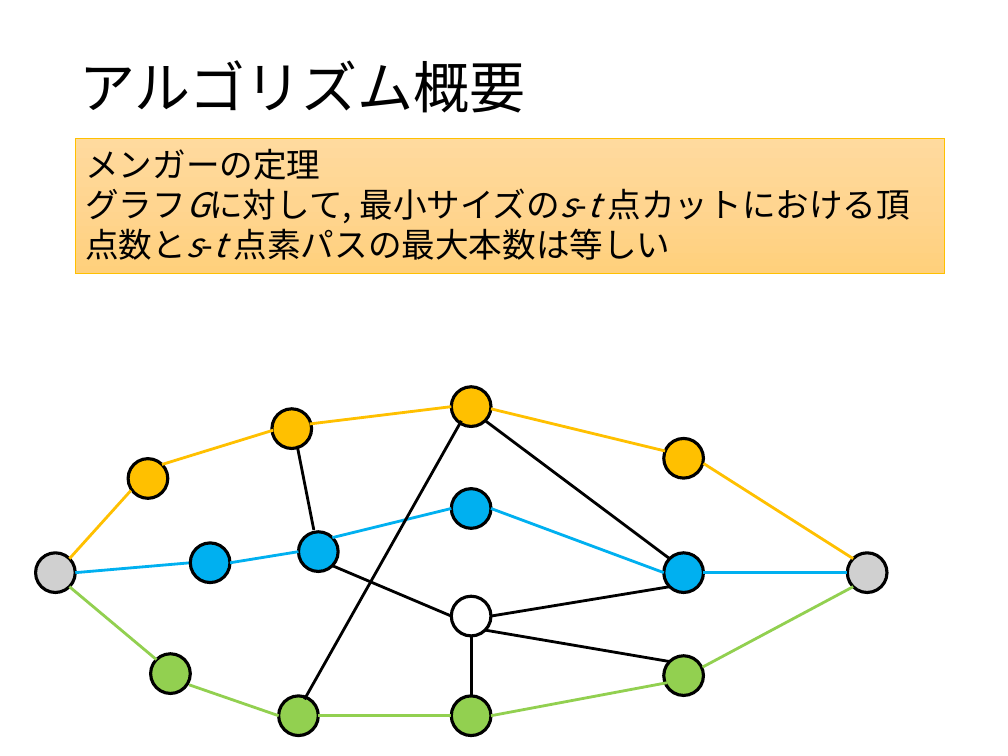
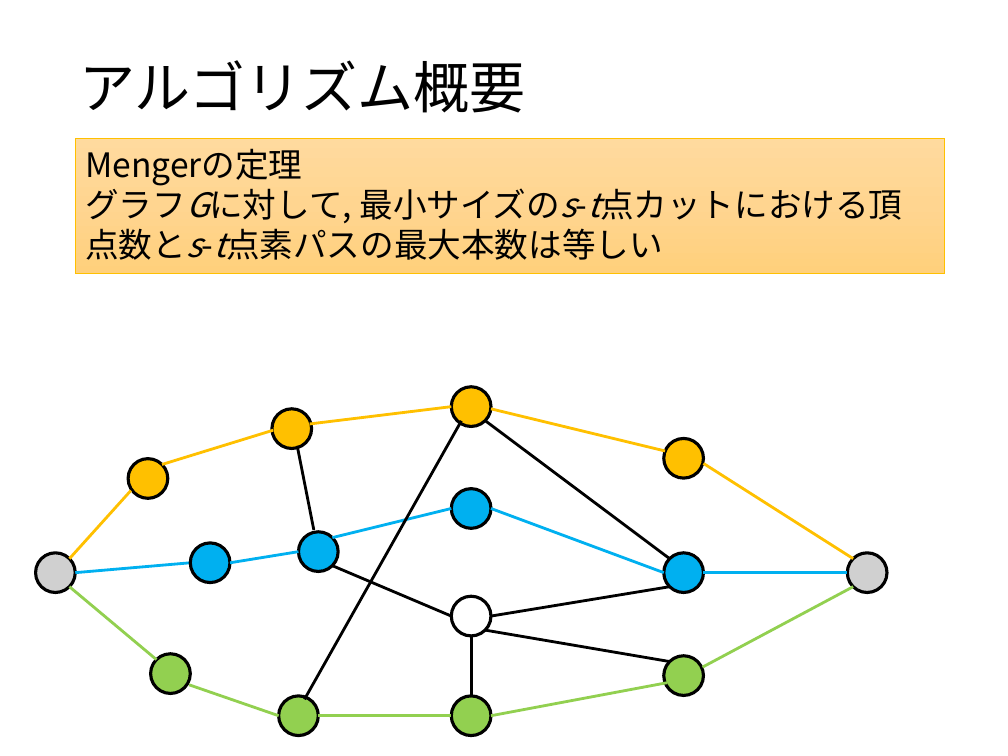
Before and after one commit to ssmr0410/share, a slide deck: slide 9 of slide/mizutani_pre.pptx. Drawn at 1008x756 pixels with LibreOffice and Linux fonts; fonts in the diff are those of the drawing; grey boxes stand for pictures. Boxes give left, top, right and bottom in pixels: in the first picture for what was removed or moved away, otherwise in the second. Text is boxed around its words. In the diff, an @@ line names an element or a change of style, - is before the commit and + after.

```diff
--- a/slide/mizutani_pre.pptx
+++ b/slide/mizutani_pre.pptx
@@ text in rectangle at [85, 148, 576, 220]: text changed @@
-メンガーの定理
-グラフGに対して, 最小サイズのs-t 点カットにおける頂点数とs-t 点素パスの最大本数は等しい
+Mengerの定理
+グラフGに対して, 最小サイズのs-t点カットにおける頂点数とs-t点素パスの最大本数は等しい
```
Also in this commit, not shown: 5 other slides changed, 8 other files.
